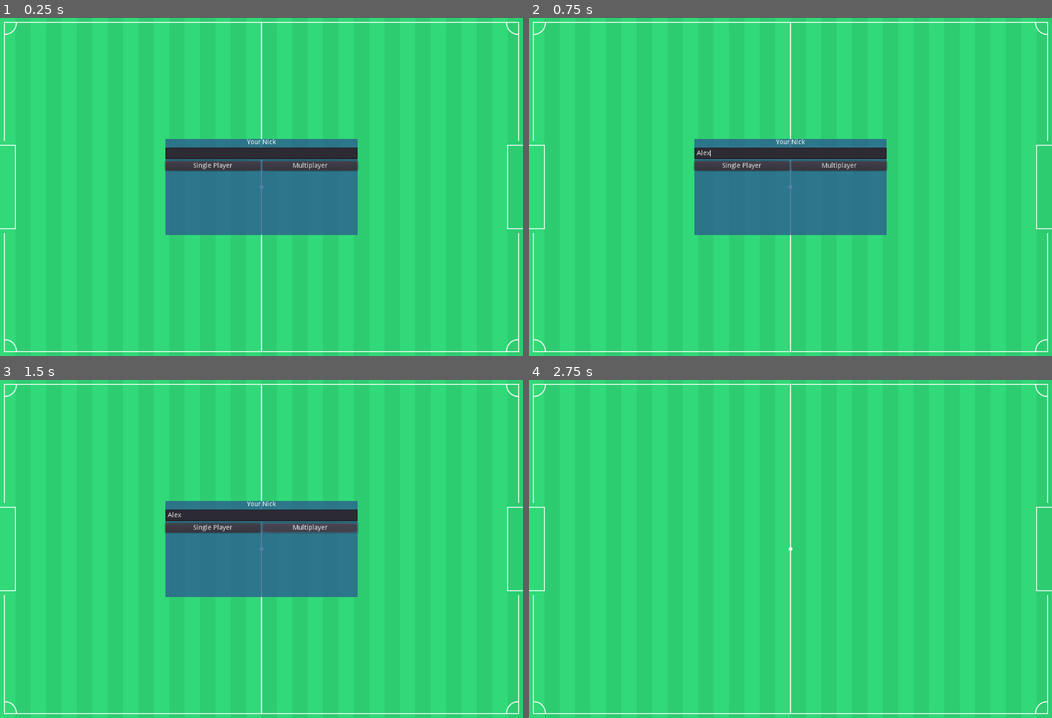
Above: before the commit, frames 1-4 (two rows, left to right).
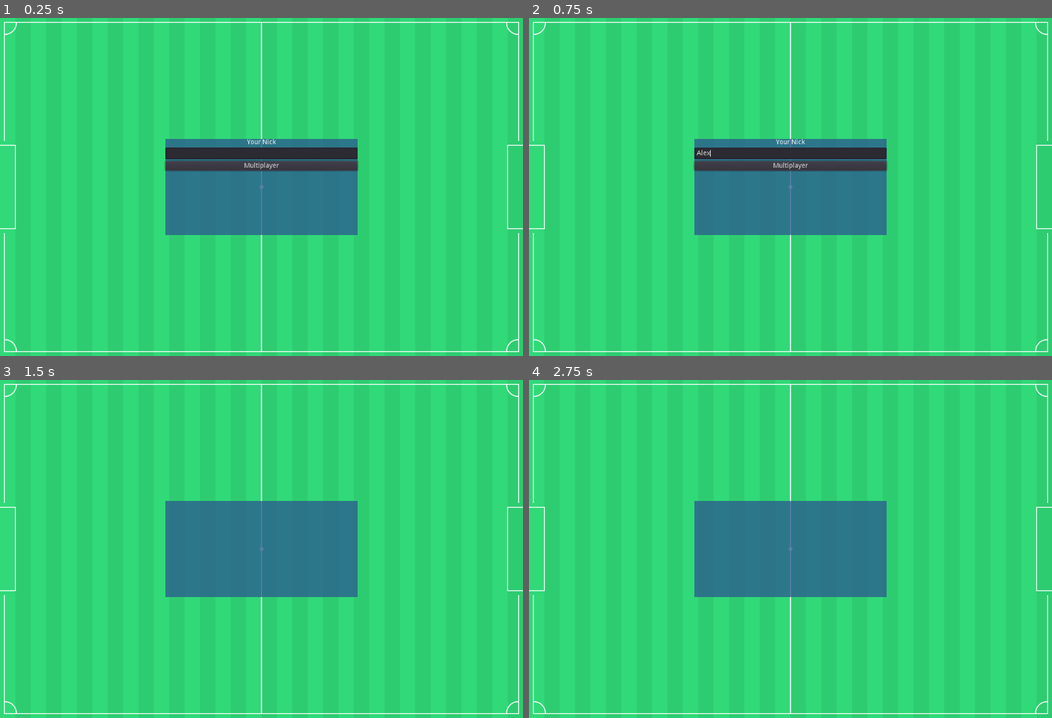
Above: after the commit, the same moments.

Repository: TheVulcoreTeam/SoccerFight
Game: Godot game, scene res://UI/RegisterUI.tscn
Two runs of this game, one before a commit and one after it. Both use one fixed random seed, a clock stepped at 60 frames per second and the inputs below.
Inputs (mouse positions are in pixels of both pictures, inside the frame that each line leads up to):
- Up to frame 1 (0.25 s): no input
- Up to frame 2 (0.75 s): click (790, 153) at 0.52 s; type "Alex" at 0.6 s
- Up to frame 3 (1.5 s): click "Multiplayer" at 1.25 s
- Up to frame 4 (2.75 s): click (743, 528) at 2 s, where only the run before the commit has a clickable "Single Player"

The runs differ from the first frame. In frame 1, 0.2% of the frame differs, in the area x 37-63%, y 42-46%; in frame 2, 0.2%; in frame 3, 2.4%; in frame 4, 10%, in the area x 31-69%, y 35-65%.
Error before the commit: Parse Error: The identifier "Main" isn't declared in the current scope. (res://Autoloads/SoundManager.gd:51)

Commit message:
New sounds

Diff:
--- a/Autoloads/ClientWS.gd
+++ b/Autoloads/ClientWS.gd
@@ -2,7 +2,7 @@
 
 # The URL we will connect to
 
-#export var websocket_url = "ws://soccer-fight.herokuapp.com"
+export var websocket_url = "ws://soccer-fight.herokuapp.com"
 
 # Our WebSocketClient instance
 var _client = WebSocketClient.new()
--- a/Autoloads/SoundManager.gd
+++ b/Autoloads/SoundManager.gd
@@ -1,6 +1,6 @@
 extends Node
 
-const PATH = "res://Sounds/SFX/"
+const PATH = "res://Sounds/"
 const EXTENSION = "ogg"
 # Extension en android
 const EXTENSION_ANDROID = "import"
@@ -48,11 +48,7 @@
 # Nombre del sonido a ejecutar sin extenciòn .ogg,
 # por ejemplo GOOD_BLOCK_KILL
 func play_sound(sound_name : String, volume_db := 0.0, loop := false, pitch_scale := 1):
-	if not Main.SFX:
-		return
-
 	var sound = AudioStreamPlayer.new()
-	sound.bus = "SFX"
 	sound.pitch_scale = pitch_scale
 	add_child(sound)
 
@@ -68,5 +64,7 @@
 
 	sound.connect("finished", self, "_on_sound_finished", [sound])
 
+	return sound
+
 func _on_sound_finished(sound):
 	sound.queue_free()
--- a/UI/RegisterUI.gd
+++ b/UI/RegisterUI.gd
@@ -8,7 +8,12 @@
 
 func _ready():
 	$Confirm.get_cancel().connect("pressed", self, "_on_close_modal")
-#	yield(get_tree().create_timer(1.0), "timeout")
+	var sound = SoundManager.play_sound("hudba_loop", -15)
+#	yield(get_tree().create_timer(10.0), "timeout")
+#	if sound:
+#		sound.stop()
+#		sound.volume_db = -20
+
 #	$Confirm.window_title = "PlayerX invite you. Do you accept?"
 #	$Confirm.show()
 #	yield(get_tree().create_timer(5.0), "timeout")
@@ -16,6 +21,7 @@
 
 
 func _on_Multiplayer_pressed():
+	SoundManager.play_sound("menu_click")
 
 	if $"Background/VBox/YourNick".text.length() <= 3:
 		return
@@ -45,6 +51,7 @@
 	}
 	client.sendDic(dic)
 
+	get_tree().change_scene("res://Game/Game.tscn")
 
 func reset_timer():
 	$Waiting/VBoxContainer/ProgressBar.value = 0
--- a/UI/RegisterUI.tscn
+++ b/UI/RegisterUI.tscn
@@ -59,13 +59,13 @@
 margin_bottom = 66.0
 
 [node name="SinglePlayer" type="Button" parent="Background/VBox/HBox"]
+visible = false
 margin_right = 198.0
 margin_bottom = 20.0
 size_flags_horizontal = 3
 text = "Single Player"
 
 [node name="Multiplayer" type="Button" parent="Background/VBox/HBox"]
-margin_left = 202.0
 margin_right = 400.0
 margin_bottom = 20.0
 size_flags_horizontal = 3
Not shown, changed: Sounds/dopad_travnik1.ogg.import
Not shown, changed: Sounds/environment.ogg.import
Not shown, changed: Sounds/fanfarria.ogg.import
Not shown, changed: Sounds/goal.ogg.import
Not shown, changed: Sounds/hit.ogg.import
Not shown, changed: Sounds/hlavicka1.ogg.import
Not shown, changed: Sounds/hlavicka2.ogg.import
Not shown, changed: Sounds/hudba_loop.ogg.import
Not shown, changed: Sounds/jasot_publika_negative.ogg.import
Not shown, changed: Sounds/jasot_publika_positive.ogg.import
Not shown, changed: Sounds/kopnutie_kopackou1.ogg.import
Not shown, changed: Sounds/kopnutie_kopackou2.ogg.import
(and 6 more such lines)
